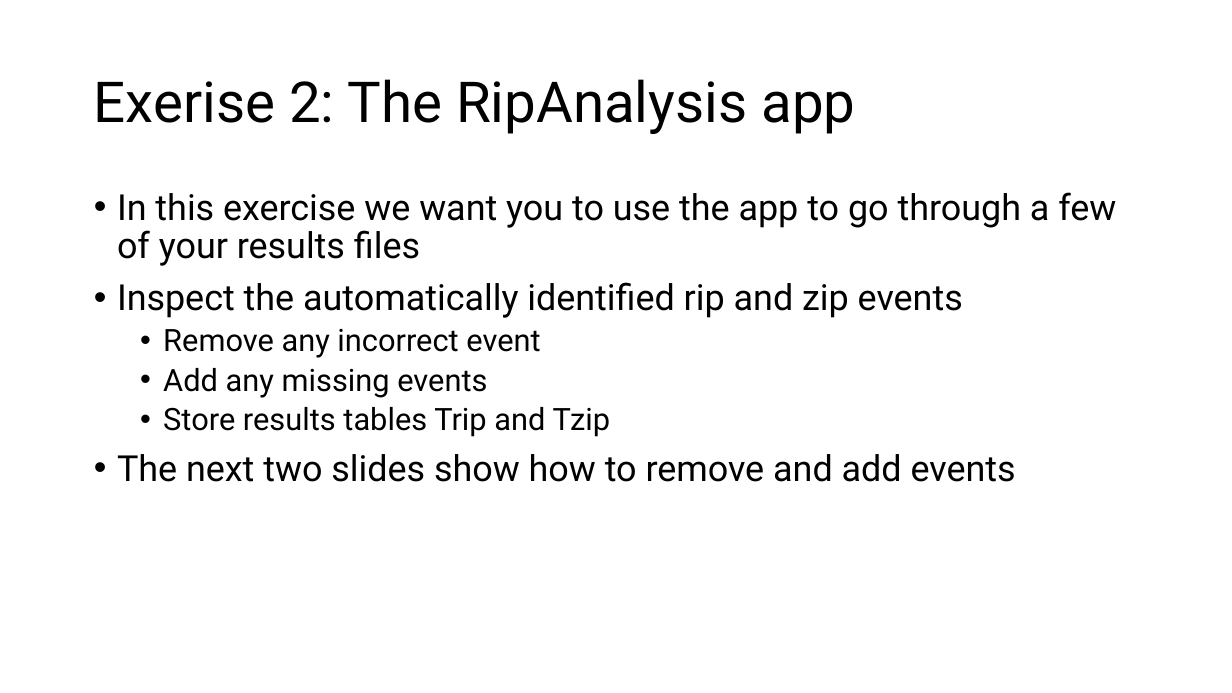
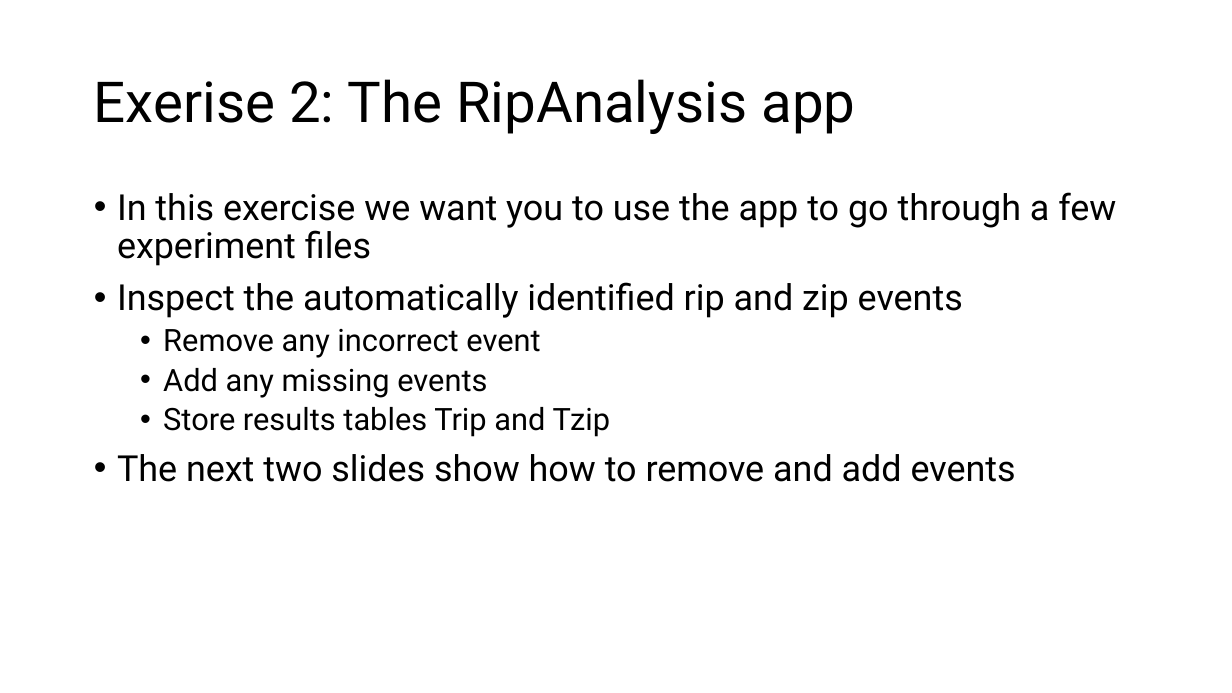
Before and after one commit to are-mj/OpticalTweezers, a slide deck: slide 13 of Summer school 2024/Exercises.pptx (slide 12 before the commit). Drawn at 1232x693 pixels with LibreOffice and Linux fonts; fonts in the diff are those of the drawing. Boxes give left, top, right and bottom in pixels: in the first picture for what was removed or moved away, otherwise in the second. Text is boxed around its words. In the diff, an @@ line names an element or a change of style, - is before the commit and + after.

```diff
--- a/Summer school 2024/Exercises.pptx
+++ b/Summer school 2024/Exercises.pptx
@@ text at box(117, 192, 1116, 266): text changed @@
-• In this exercise we want you to use the app to go through a few of your results files
+• In this exercise we want you to use the app to go through a few experiment files
```
Also in this commit, not shown: 8 other slides changed, 2 slides added, 1 slide removed, 2 other files.
